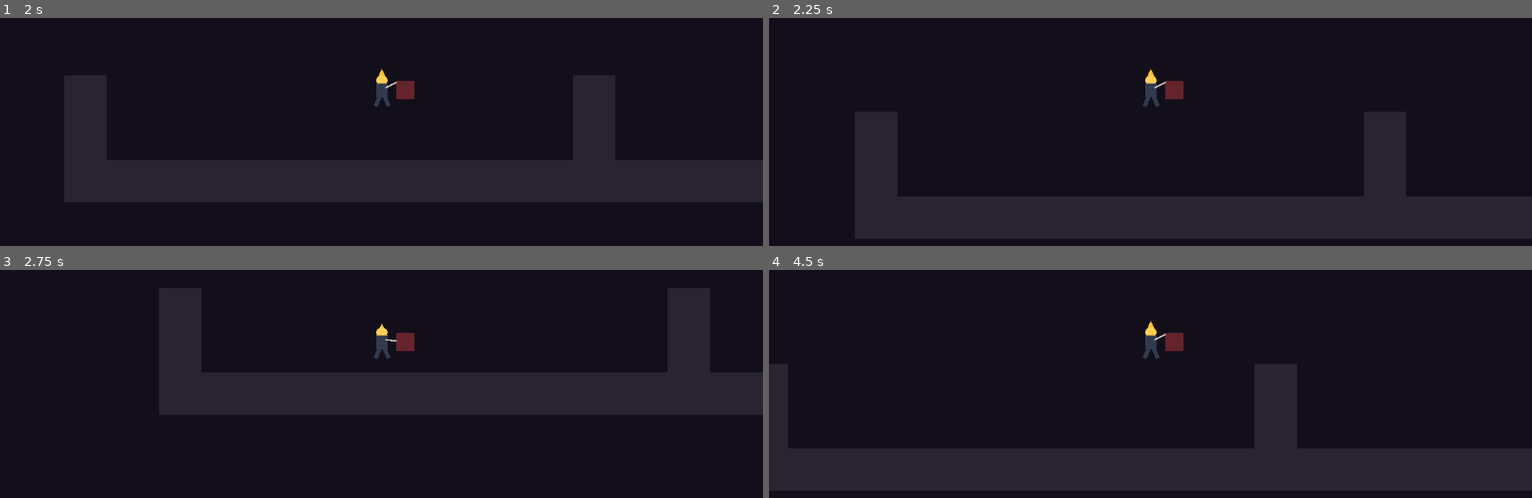
Above: before the commit, frames 1-4 (two rows, left to right).
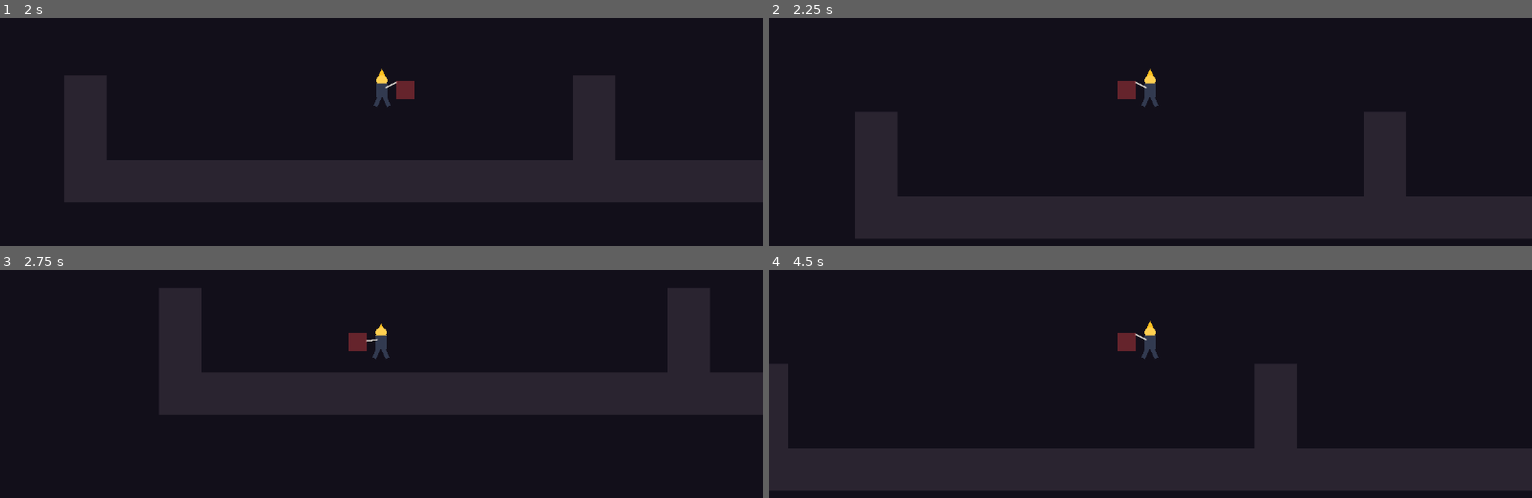
Above: after the commit, the same moments.

Repository: JoseRMZUE/zona-abismal-minijuego
Game: Godot game, scene res://mundo.tscn
The game is run twice, just before and just after one commit, with the same random seed, the same clock (stepped at 60 frames per second) and the same inputs.
Inputs:
- Up to frame 1 (2 s): tap Enter at 0.5 s; hold D (move_right) from 0.53 s (still down); tap J (atacar) at 0.6, 1.55 s; tap Space (saltar) at 0.77, 0.8, 1.07, 1.35, 1.52, 1.82 s
- Up to frame 2 (2.25 s): release D (move_right) at 2.03 s; hold A (move_left) from 2.03 s (still down); tap J (atacar) at 2.1 s
- Up to frame 3 (2.75 s): keep holding A (move_left); tap Space (saltar) at 2.3 s
- Up to frame 4 (4.5 s): release A (move_left) at 2.78 s; hold D (move_right) 2.78-4.28 s; tap J (atacar) at 2.85, 4.35 s; tap Space (saltar) at 3.02, 3.32, 3.6, 3.77, 4.07 s; hold A (move_left) from 4.28 s (still down)

Frame 1 is identical in both runs. In frame 2, 0.5% of the frame differs, in the area x 45-55%, y 22-39%; in frame 3, 0.5%; in frame 4, 0.5%.

Commit message:
Nivel 2: orientación + área de golpe
orientar() voltea el sprite (flip_h) y reposiciona el Area2D 'Golpe' a mano según hacia dónde mira el Penitente. atacar() reproduce el sonido de la espada sin bloquear ataques rápidos (siempre play(), nunca 'if not playing').

Diff:
--- a/penitente.gd
+++ b/penitente.gd
@@ -9,11 +9,18 @@
 
 @onready var sprite = $AnimatedSprite2D
 @onready var golpe = $Golpe             # el área que golpea con la espada
+@onready var sonido_espada = $Espada
+
+var mirando = 1       # 1 = mirando a la derecha, -1 = mirando a la izquierda
 
 
 func _physics_process(delta):
 	mover(delta)
 	actualizar_animacion()
+	orientar()
+
+	if Input.is_action_just_pressed("atacar"):
+		atacar()
 
 
 func mover(delta):
@@ -43,3 +50,29 @@
 
 	# Evidencia para las capturas del Nivel 1 (quítenlo o coméntenlo después):
 	print(position.y, " ", sprite.animation)
+
+
+# ---------- Nivel 2 ----------
+func orientar():
+	var eje = Input.get_axis("move_left", "move_right")
+	if eje != 0:
+		mirando = sign(eje)
+	# El placeholder de la base mira a la derecha por defecto, así que
+	# solo hay que espejar el dibujo cuando mira a la izquierda.
+	sprite.flip_h = mirando < 0
+	# flip_h solo espeja el DIBUJO, no mueve a los hijos (el Area2D "Golpe"
+	# sigue en +36 aunque el sprite ya esté mirando a la izquierda), así que
+	# hay que reposicionar el área a mano según hacia dónde mira.
+	golpe.position.x = 36 * mirando
+
+	# Evidencia para las capturas del Nivel 2:
+	print(golpe.position.x)
+
+
+func atacar():
+	# Cada J debe sonar, aunque ataquen rápido: por eso NO se pregunta
+	# "if not sonido_espada.playing" antes de reproducir — play() siempre
+	# reinicia el sonido desde el principio. (Si preguntáramos playing,
+	# dos ataques en menos de 0.25 s solo sonarían una vez: el segundo
+	# play() se saltaría porque el primero seguiría "playing".)
+	sonido_espada.play()
--- a/penitente.tscn
+++ b/penitente.tscn
@@ -1,6 +1,7 @@
 [gd_scene format=3]
 
 [ext_resource type="Script" uid="uid://7h4ulbxm6yms" path="res://penitente.gd" id="s"]
+[ext_resource type="AudioStream" uid="uid://dl34ks1c1wrtp" path="res://assets/espada.wav" id="snd_espada"]
 [ext_resource type="Texture2D" uid="uid://c1qf8m2x7k00a" path="res://assets/penitente_hoja.png" id="t0"]
 
 [sub_resource type="AtlasTexture" id="A0_0"]
@@ -106,3 +107,6 @@
 
 [node name="CollisionShape2D" type="CollisionShape2D" parent="Golpe"]
 shape = SubResource("FormaGolpe")
+
+[node name="Espada" type="AudioStreamPlayer2D" parent="."]
+stream = ExtResource("snd_espada")
Not shown, changed: LEEME.txt
